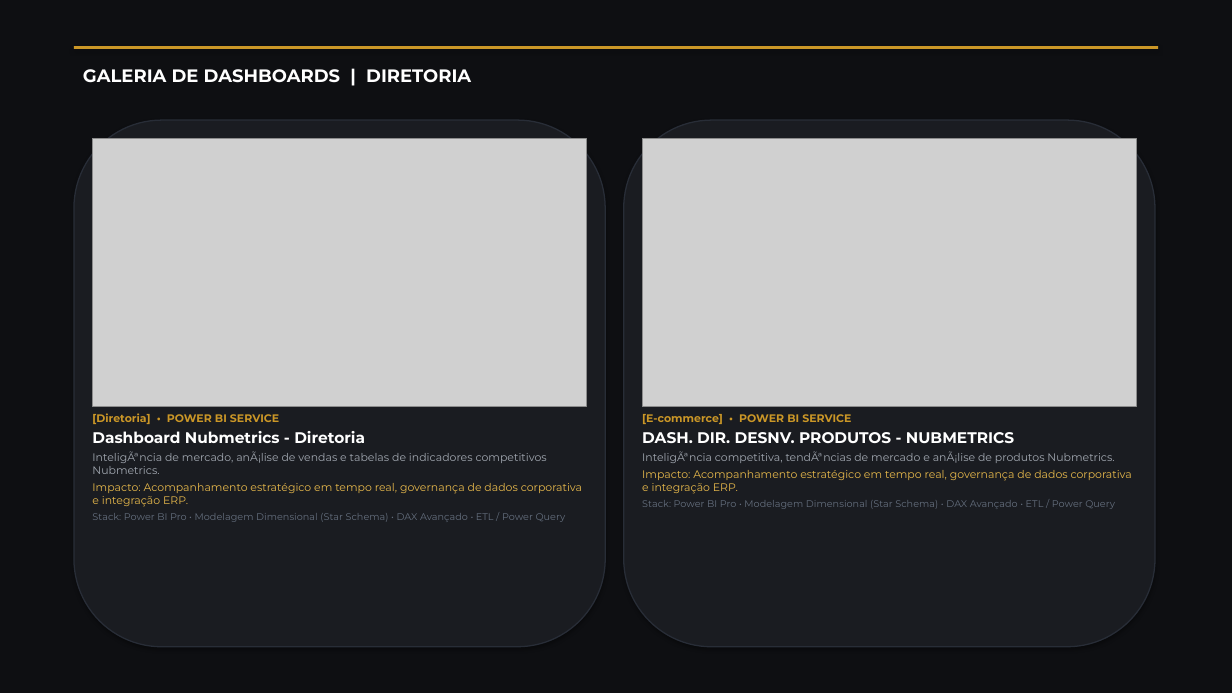
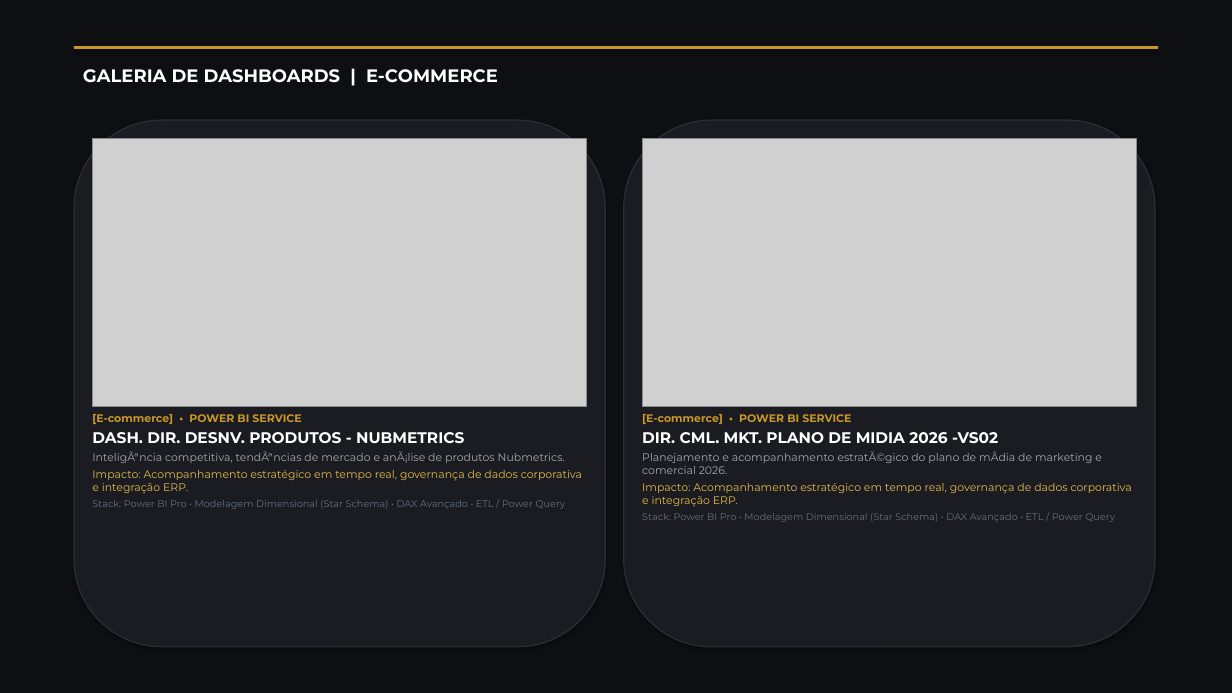
Before and after one commit to Sracm/portfolio-bi, a slide deck: slide 21 of Portfolio_Anderson_Mello_BI_Executive.pptx (slide 18 before the commit). Drawn at 1232x693 pixels with LibreOffice and Linux fonts; fonts in the diff are those of the drawing; grey boxes stand for pictures. Boxes give left, top, right and bottom in pixels: in the first picture for what was removed or moved away, otherwise in the second. Text is boxed around its words. In the diff, an @@ line names an element or a change of style, - is before the commit and + after.

```diff
--- a/Portfolio_Anderson_Mello_BI_Executive.pptx
+++ b/Portfolio_Anderson_Mello_BI_Executive.pptx
@@ text at bbox=[83, 69, 498, 83]: text changed @@
-GALERIA DE DASHBOARDS | DIRETORIA
+GALERIA DE DASHBOARDS | E-COMMERCE
@@ text at bbox=[92, 414, 565, 463]: text changed @@
-[Diretoria] • POWER BI SERVICE
-Dashboard Nubmetrics - Diretoria
-InteligÃªncia de mercado, anÃ¡lise de vendas e tabelas de indicadores competitivos Nubmetrics.
+[E-commerce] • POWER BI SERVICE
+DASH. DIR. DESNV. PRODUTOS - NUBMETRICS
+InteligÃªncia competitiva, tendÃªncias de mercado e anÃ¡lise de produtos Nubmetrics.
@@ text at bbox=[642, 432, 1102, 474]: text changed @@
-DASH. DIR. DESNV. PRODUTOS - NUBMETRICS
-InteligÃªncia competitiva, tendÃªncias de mercado e anÃ¡lise de produtos Nubmetrics.
+DIR. CML. MKT. PLANO DE MIDIA 2026 -VS02
+Planejamento e acompanhamento estratÃ©gico do plano de mÃdia de marketing e comercial 2026.
```
Also in this commit, not shown: 28 other slides changed, 3 slides added, 11 other files.
